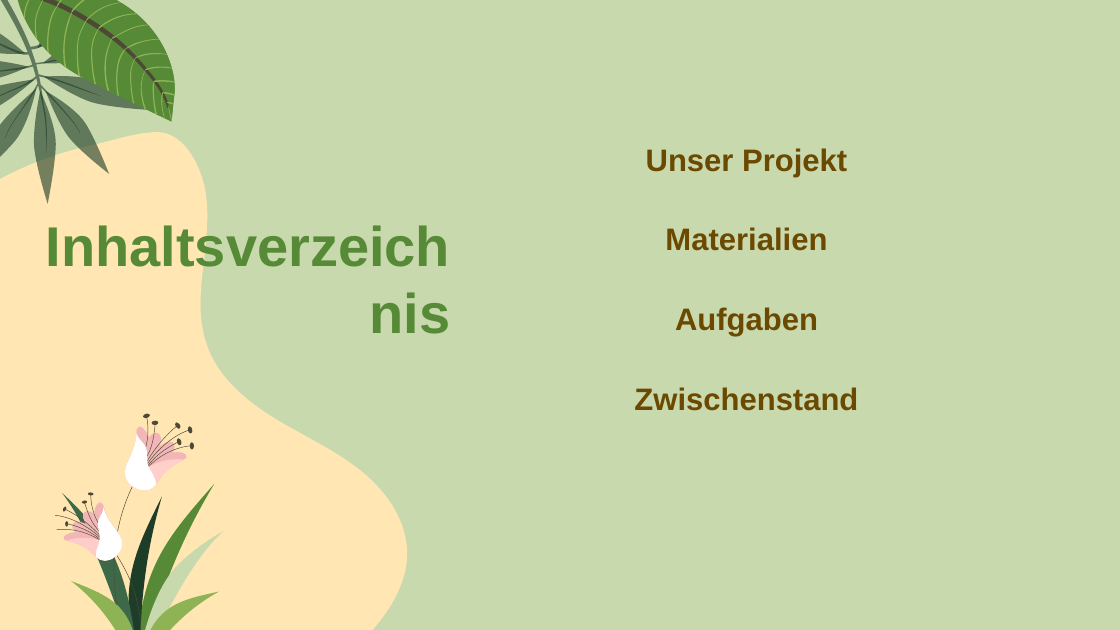
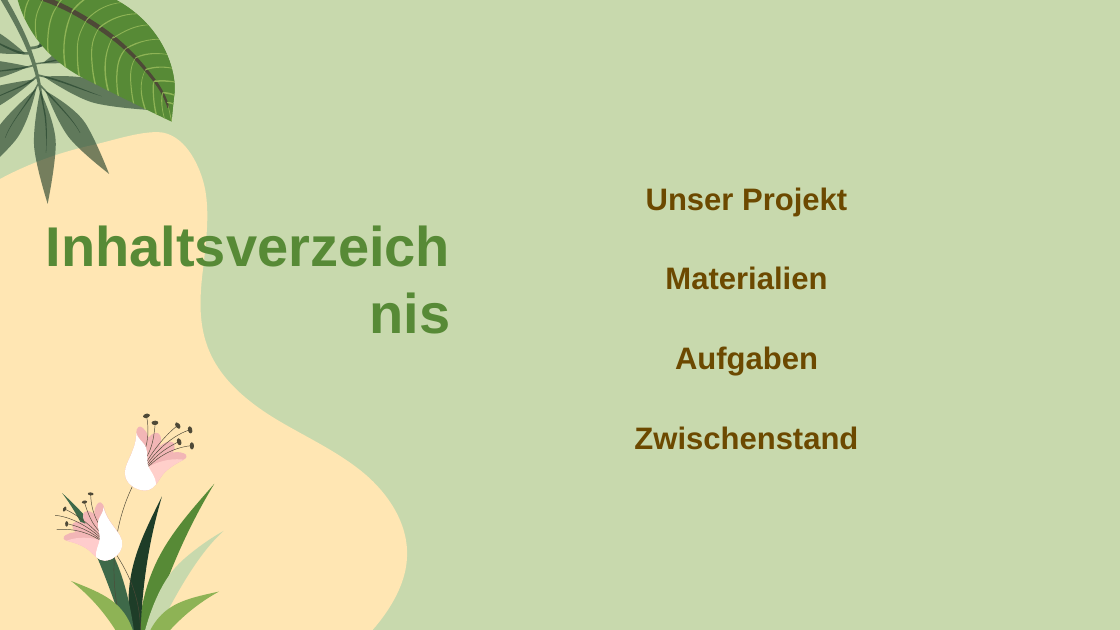
Before and after one commit to jannikglane/indoorgarden, a slide deck: slide 2 of Zwischenpräsentation/Indoor Garden Update.pptx. Drawn at 1120x630 pixels with LibreOffice and Linux fonts; fonts in the diff are those of the drawing; background and template pictures are left out. Boxes give left, top, right and bottom in pixels: in the first picture for what was removed or moved away, otherwise in the second. Text is boxed around its words. In the diff, an @@ line names an element or a change of style, - is before the commit and + after.

Commit message:
Update presentation

```diff
--- a/Zwischenpräsentation/Indoor Garden Update.pptx
+++ b/Zwischenpräsentation/Indoor Garden Update.pptx
@@ 4 titles: place and size @@
-4 titles at <box>634,148,858,411</box>
+4 titles at <box>634,187,858,450</box>
```
